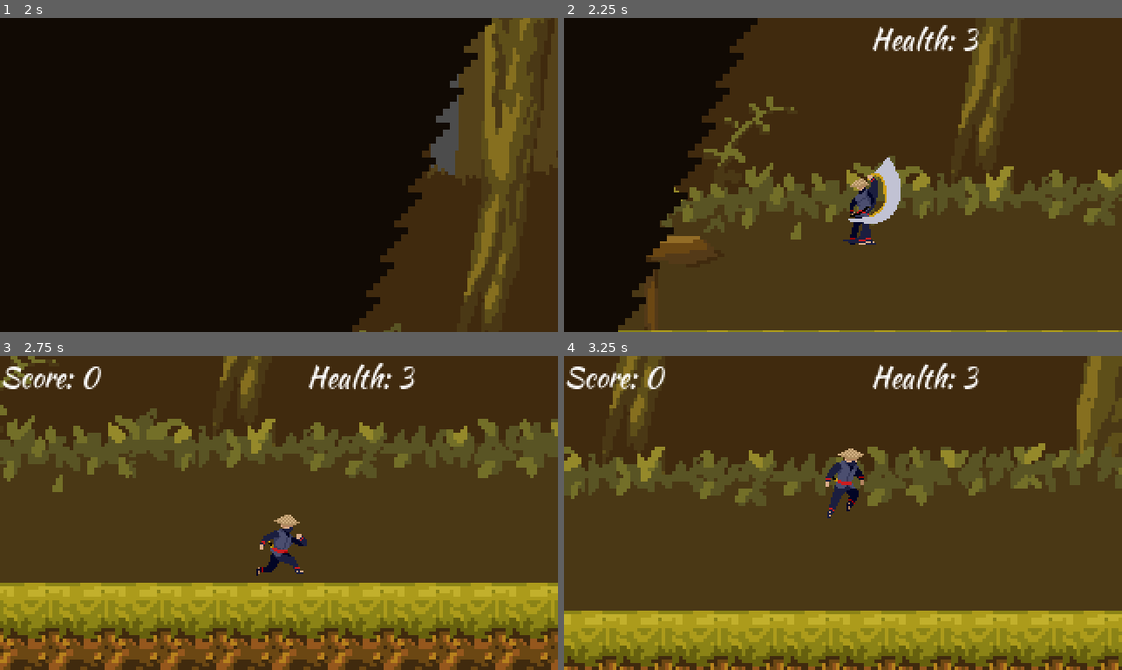
Above: before the commit, frames 1-4 (two rows, left to right).
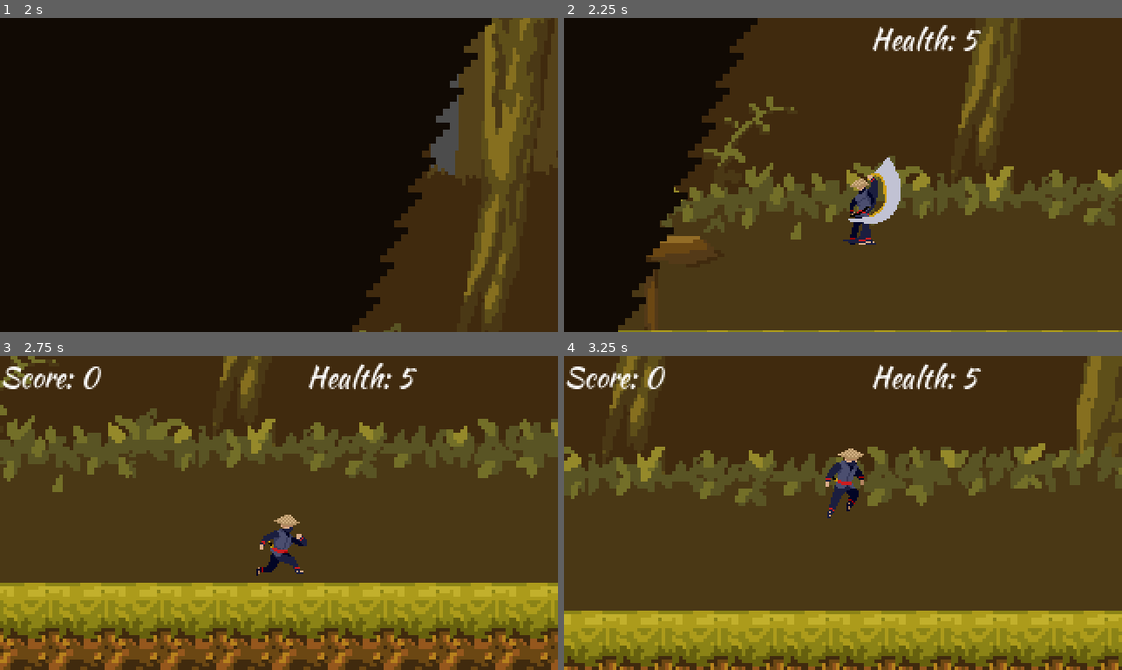
Above: after the commit, the same moments.

Repository: nateslagter/Ninja-Man-Quest-for-the-Shuriken
Game: Godot game, scene res://UI/MainMenu.tscn
Same seed, same stepped clock (60 frames per second), same inputs: the game is played once before the commit and once after it.
Inputs:
- Up to frame 1 (2 s): click "Play" at 0.5 s; click "Play" at 1.25 s
- Up to frame 2 (2.25 s): hold Right (move_right) from 2.03 s (still down); tap Up (attack) at 2.1 s
- Up to frame 3 (2.75 s): keep holding Right (move_right); tap Space (jump) at 2.27 s
- Up to frame 4 (3.25 s): keep holding Right (move_right); tap Up (attack) at 2.85 s; tap Space (jump) at 3.02 s

Frame 1 is identical in both runs. In frame 2, 0.1% of the frame differs, in the area x 71-75%, y 3-11%; in frame 3, 0.1%; in frame 4, 0.1%.

Commit message:
Adjust player health and enemy point values

Diff:
--- a/Project/Autoload/Globals.gd
+++ b/Project/Autoload/Globals.gd
@@ -1,4 +1,4 @@
 extends Node
 
 var score : int = 0
-var health : int = 3
+var health : int = 5
--- a/Project/CharacterScenes/Boss/Boss.gd
+++ b/Project/CharacterScenes/Boss/Boss.gd
@@ -10,5 +10,6 @@
 		health -= 1
 		$DamageAnimation.play("Damaged")
 		if health == 0:
+			Globals.score += 500
 			emit_signal("boss_defeated")
 			queue_free()
--- a/Project/CharacterScenes/Enemy/Enemy.gd
+++ b/Project/CharacterScenes/Enemy/Enemy.gd
@@ -13,6 +13,7 @@
 		health -= 1
 		emit_signal("enemy_hit",area)
 		if health == 0:
+			Globals.score += 100
 			queue_free()
 
 
--- a/Project/LevelScenes/LevelOne/LevelOne.tscn
+++ b/Project/LevelScenes/LevelOne/LevelOne.tscn
@@ -1195,10 +1195,10 @@
 position = Vector2( 2467.1, 555.805 )
 
 [node name="Enemy11" parent="Enemies" instance=ExtResource( 1 )]
-position = Vector2( 2756.74, 329.295 )
+position = Vector2( 4411.6, 361.295 )
 
 [node name="Enemy12" parent="Enemies" instance=ExtResource( 1 )]
-position = Vector2( 3258.92, 44.1357 )
+position = Vector2( 2807.87, -117.134 )
 
 [node name="Enemy13" parent="Enemies" instance=ExtResource( 1 )]
 position = Vector2( 3511.93, 551.788 )
--- a/Project/UI/MainMenu.gd
+++ b/Project/UI/MainMenu.gd
@@ -6,7 +6,7 @@
 
 func _on_PlayButton_pressed() -> void:
 	Globals.score = 0
-	Globals.health = 3
+	Globals.health = 5
 	$SceneTransition/AnimationPlayer.play("SweepIn")
 	yield($SceneTransition/AnimationPlayer, "animation_finished")
 	if get_tree().change_scene("res://LevelScenes/LevelOne/LevelOne.tscn") != OK:
